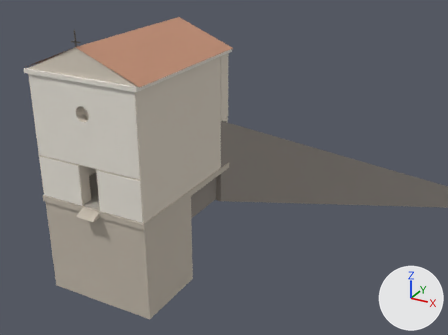
Renders of the Blender file games/selva-oscura/assets/world/static_meshes/source/crypt_foundation.blend from each side of a commit.
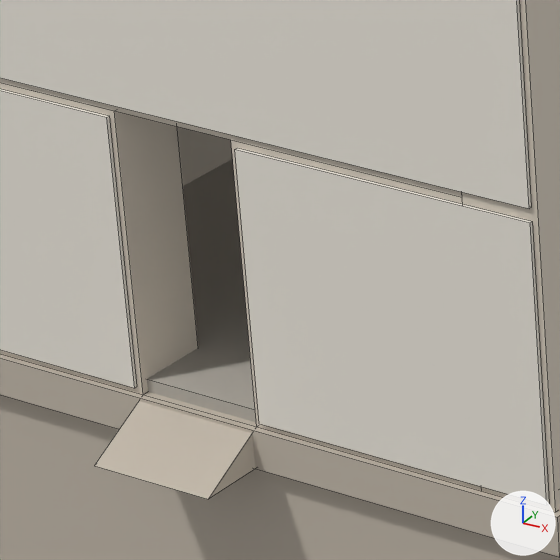
Each version is shown from a 50 mm camera at (18.1, -23.9, 13.9) aimed at (4.0, 1.7, 1.1), then close up on the part from 14% to 32% of the width and 44% to 69% of the height. The lights are fixed; the arrows at lower right show +X, +Y and +Z. The last two pictures show the newer version. The close-ups show mesh edges as thin lines.

The first close-up shows 'crypt_door_threshold', 'crypt_facade_cladding_left', 'crypt_facade_cladding_right', 'crypt_facade_cladding_upper', 'crypt_floor_front', 'crypt_foundation_skirt_front', 'crypt_plinth_front', 'crypt_wall_front_left', 'crypt_wall_front_right', 'crypt_wall_front_upper', 'crypt_wall_side_left', 'crypt_wall_side_right'.
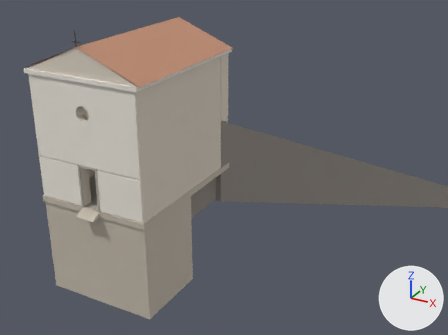
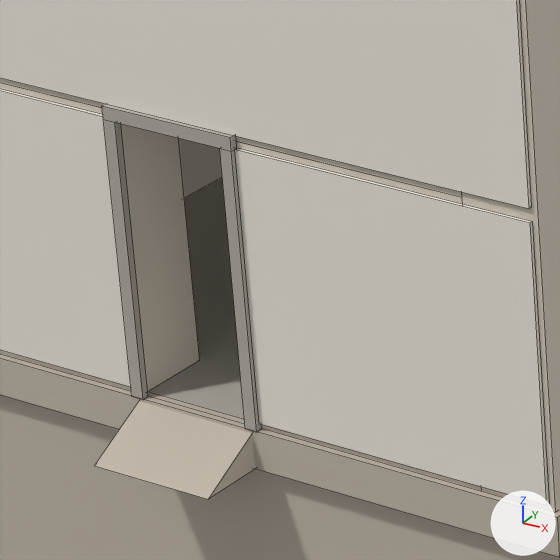
Where the change shows, as pixel boxes (x1, y1, x2, y2) in the close-ups (560 x 560 px):
'crypt_floor_front', rescaled
    before: (147, 159, 256, 422)
    after: (148, 177, 244, 419)
'crypt_door_jamb_left', added
    after: (103, 119, 148, 399)
'crypt_door_jamb_right', added
    after: (220, 148, 262, 432)
'crypt_door_jamb_head', added
    after: (102, 104, 237, 151)

Edits to the bpy script that builds the scene:
```text
Change me_cube_006:
    used by ob_crypt_floor_front; location = (0.0, -2.0, 0.325)
    remove me_cube_006.from_pydata(...)  # 8 vertices, 6 faces; spans x -2.95..2.95, y -1.95..1.95, z -0.08..0.08
    add me_cube_006.from_pydata(...)  # 8 vertices, 6 faces; spans x -2.95..2.95, y -1.95..1.95, z -0.05..0.05
    me_cube_006 part 1: the whole mesh is scaled about its middle by (1, 1, 0.673)
Add me_cube_025_1:
    me_cube_025_1.from_pydata(...)  # a box spanning x -0.05..0.05, y -0.03..0.03, z -1.05..1.05
    me_cube_025_1.materials.append(mat_interior_limewash)  # grey #b5afa6
Add me_cube_023_1:
    me_cube_023_1.from_pydata(...)  # a box spanning x -0.55..0.55, y -0.028..0.028, z -0.05..0.05
    me_cube_023_1.materials.append(mat_interior_limewash)  # grey #b5afa6
Change ob_crypt_floor_front:
    ob_crypt_floor_front.location: (0.0, -2.0, 0.325) -> (0.0, -2.0, 0.251)
Add ob_crypt_door_jamb_right:
    ob_crypt_door_jamb_right = bpy.data.objects.new('crypt_door_jamb_right', me_cube_025_1)
    ob_crypt_door_jamb_right.location = (0.5, -4.032, 1.35)
Add ob_crypt_door_jamb_left:
    ob_crypt_door_jamb_left = bpy.data.objects.new('crypt_door_jamb_left', me_cube_025_1.copy())
    ob_crypt_door_jamb_left.location = (-0.5, -4.032, 1.35)
Add ob_crypt_door_jamb_head:
    ob_crypt_door_jamb_head = bpy.data.objects.new('crypt_door_jamb_head', me_cube_023_1)
    ob_crypt_door_jamb_head.location = (0.0, -4.032, 2.45)
```
